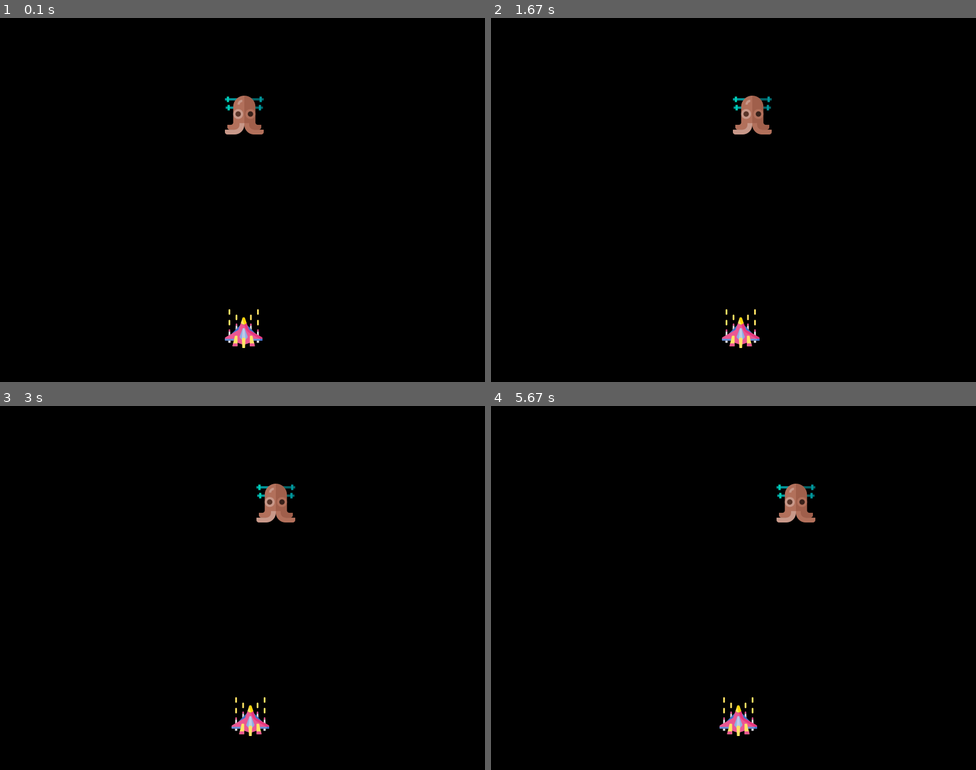
Above: before the commit, frames 1-4 (two rows, left to right).
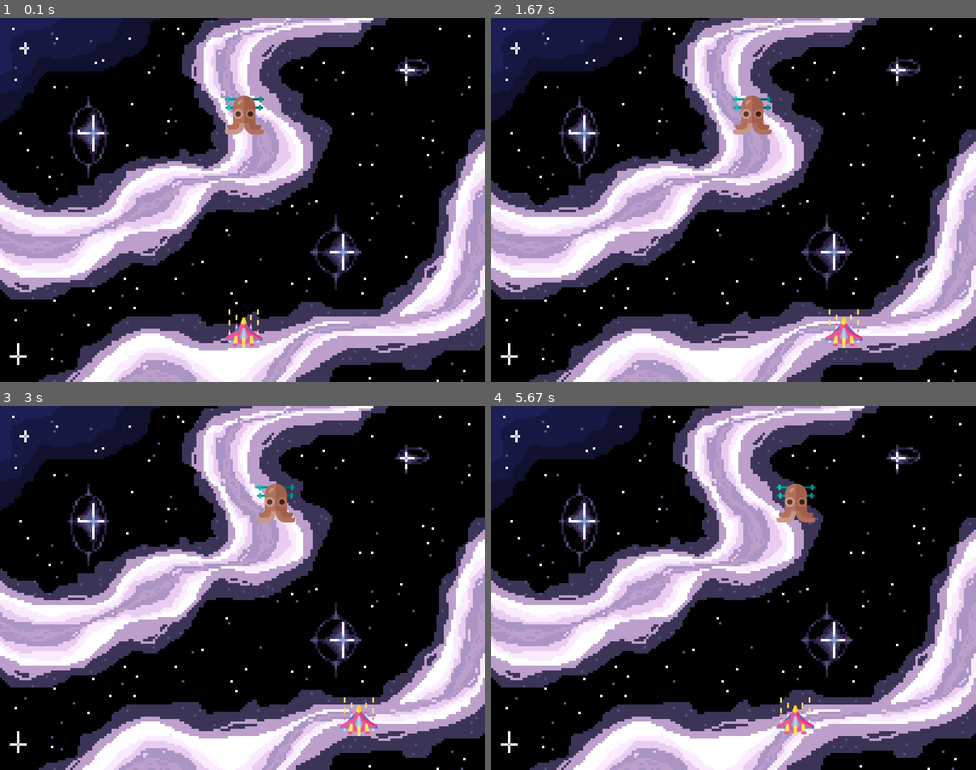
Above: after the commit, the same moments.

Repository: leahk39/pygame_ICS3U_LK
Game: pygame game, started from main.py
Same seed, same stepped clock (60 frames per second), same inputs: the game is played once before the commit and once after it.
Inputs:
- Up to frame 1 (0.1 s): no input
- Up to frame 2 (1.67 s): hold Right 0.33-0.8 s; hold Right 0.83-1.3 s; hold Left from 1.33 s (still down)
- Up to frame 3 (3 s): release Left at 1.87 s; hold Left 1.9-2.3 s; hold Right 2.33-2.97 s
- Up to frame 4 (5.67 s): hold Left 3-3.47 s; hold Right 3.5-3.97 s; hold Right 4-4.47 s; hold Left 4.5-5.03 s; hold Left 5.07-5.47 s; hold Right from 5.5 s (still down)

The runs differ from the first frame. In frame 1, 49% of the frame differs, in the area x 0-100%, y 0-100%; in frame 2, 49%; in frame 3, 49%; in frame 4, 49%.

Commit message:
vid 10, 4:21

Diff:
--- a/main.py
+++ b/main.py
@@ -6,6 +6,9 @@
 
 # create the screen
 screen = pygame.display.set_mode((800,600))
+
+# background
+background = pygame.image.load('spaceBack.png')
 
 # title and icon
 pygame.display.set_caption("Space Invaders")
@@ -37,7 +40,8 @@
 
     # RGB - red, green, blue
     screen.fill((0,0,0))
-
+    # background image
+    screen.blit(background, (0,0))
     for event in pygame.event.get():
         if event.type == pygame.QUIT:
             running = False
@@ -45,9 +49,9 @@
         # if keystroke is pressed check whether it is left or right
         if event.type == pygame.KEYDOWN:
             if event.key == pygame.K_LEFT:
-                playerX_change =- 0.3
+                playerX_change =- 5
             if event.key == pygame.K_RIGHT:
-                playerX_change = 0.3
+                playerX_change = 5
         if event.type == pygame.KEYUP:
             if event.key == pygame.K_LEFT or event.key == pygame.K_RIGHT:
                 playerX_change = 0
@@ -67,7 +71,7 @@
     enemyX += enemyX_change
 
     if enemyX <= 0:
-        enemyX_change = 0.3
+        enemyX_change = 4
         enemyY += enemyY_change
     elif enemyX >= 736:
         enemyX_change = -0.3
Binary file added: spaceBack.png
